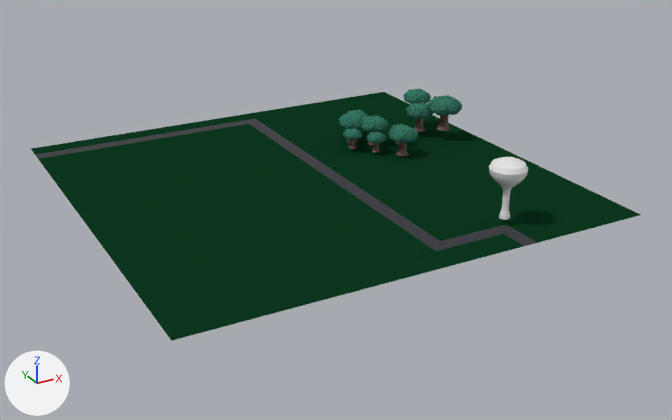
A saved change to the Blender file Assets/World/C10L1/skybox/sky_c10l1.blend.
One viewpoint serves both versions: a 50 mm camera at (-225.0, -440.0, 195.0) aimed at (4.0, -24.0, -12.0). Arrows for +X, +Y and +Z are at lower left; the lights stay in place.

The first picture shows 'Grid', 'Tower', 'Tree.007'.
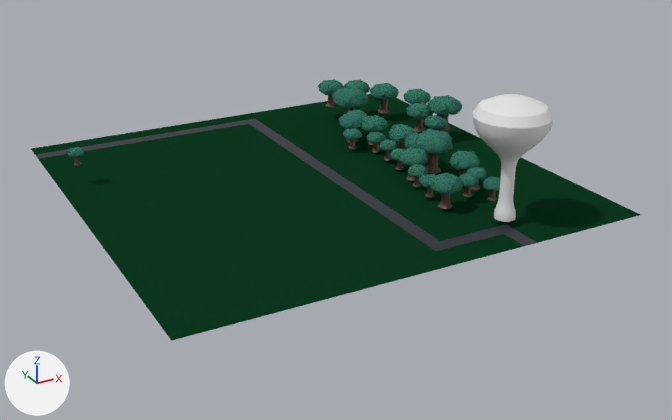
Where the newer file only moved an object's origin or applied its transform, the numbers keep the older frame.

What changed in the scene script:
```text
Change me_circle:
    where me_circle.from_pydata(...)  # 321 vertices, 320 faces; spans x -33.9..-24.2, y 46.6..56.3, z 2.0..18.0
    used by ob_tower; location = (0.0, 0.0, -1.7); rotation_euler = (0.0, 0.0, 3.142), in degrees (0, 0, 180); scale = (2.0, 2.0, 2.0)
    me_circle part 1: the whole mesh is scaled about its middle by 2, then moved by (0.0, 0.0, 8.0)
Add me_circle_003:
    me_circle_003 = me_circle_001.copy(); me_circle_003.name = 'Circle.003'  # the mesh of ob_tree_009
Add me_circle_002:
    me_circle_002 = me_circle_004.copy(); me_circle_002.name = 'Circle.002'
Add ob_tree_028:
    ob_tree_028 = bpy.data.objects.new('Tree.028', me_circle_001.copy())  # the mesh of ob_tree_009
    ob_tree_028.location = (-116.9, 53.6, 11.1)
    ob_tree_028.scale = (0.538, 0.538, 0.538)
Add ob_tree_027:
    ob_tree_027 = bpy.data.objects.new('Tree.027', me_circle_001.copy())  # the mesh of ob_tree_009
    ob_tree_027.location = (64.8, -83.8, 4.0)
    ob_tree_027.rotation_euler = (0.0, 0.0, -2.537)  # degrees (0, 0, -145)
    ob_tree_027.scale = (0.674, 0.674, 0.674)
Add ob_tree_026:
    ob_tree_026 = bpy.data.objects.new('Tree.026', me_circle_001.copy())  # the mesh of ob_tree_009
    ob_tree_026.location = (68.6, -64.4, 2.3)
    ob_tree_026.rotation_euler = (0.0, 0.0, -2.537)  # degrees (0, 0, -145)
    ob_tree_026.scale = (0.674, 0.674, 0.674)
Add ob_tree_025:
    ob_tree_025 = bpy.data.objects.new('Tree.025', me_circle_001.copy())  # the mesh of ob_tree_009
    ob_tree_025.location = (93.7, 72.2, 4.0)
    ob_tree_025.scale = (1.1, 1.1, 1.1)
Add ob_tree_024:
    ob_tree_024 = bpy.data.objects.new('Tree.024', me_circle_001.copy())  # the mesh of ob_tree_009
    ob_tree_024.location = (81.0, 86.9, 6.1)
Add ob_tree_023:
    ob_tree_023 = bpy.data.objects.new('Tree.023', me_circle_001.copy())  # the mesh of ob_tree_009
    ob_tree_023.location = (63.7, 91.1, 7.6)
Add ob_tree_022:
    ob_tree_022 = bpy.data.objects.new('Tree.022', me_circle_001.copy())  # the mesh of ob_tree_009
    ob_tree_022.location = (66.2, 69.9, 1.0)
    ob_tree_022.scale = (1.35, 1.35, 1.35)
Add ob_tree_021:
    ob_tree_021 = bpy.data.objects.new('Tree.021', me_circle_001.copy())  # the mesh of ob_tree_009
    ob_tree_021.location = (97.1, 15.9, 1.5)
    ob_tree_021.scale = (0.845, 0.845, 0.845)
Add ob_tree_020:
    ob_tree_020 = bpy.data.objects.new('Tree.020', me_circle_004)  # 379 vertices, 336 faces; spans x -8.5..8.5, y -8.5..8.5, z 0.0..17.0; in mat_bark (picture img_tx_bark_200_png_001), mat_leaves (picture img_tx_hedge_200_png_001)
    ob_tree_020.location = (66.3, -25.9, 0.2)
    ob_tree_020.rotation_euler = (0.0, 0.0, -0.885)  # degrees (0, 0, -51)
    ob_tree_020.scale = (1.35, 1.35, 1.35)
Add ob_tree_019:
    ob_tree_019 = bpy.data.objects.new('Tree.019', me_circle_003)
    ob_tree_019.location = (43.1, -57.7, 0.6)
    ob_tree_019.rotation_euler = (0.0, 0.0, -0.148)  # degrees (0, 0, -8.5)
    ob_tree_019.scale = (0.677, 0.677, 0.677)
Add ob_tree_018:
    ob_tree_018 = bpy.data.objects.new('Tree.018', me_circle_003)
    ob_tree_018.location = (41.8, -74.0, 1.1)
    ob_tree_018.rotation_euler = (0.0, 0.0, 1.855)  # degrees (0, 0, 106)
Add ob_tree_017:
    ob_tree_017 = bpy.data.objects.new('Tree.017', me_circle_003)
    ob_tree_017.location = (59.0, -70.1, 2.4)
    ob_tree_017.rotation_euler = (0.0, 0.0, -2.537)  # degrees (0, 0, -145)
    ob_tree_017.scale = (0.674, 0.674, 0.674)
Add ob_tree_016:
    ob_tree_016 = bpy.data.objects.new('Tree.016', me_circle_003)
    ob_tree_016.location = (69.7, -51.8, 1.4)
    ob_tree_016.rotation_euler = (0.0, 0.0, -2.175)  # degrees (0, 0, -125)
Add ob_tree_015:
    ob_tree_015 = bpy.data.objects.new('Tree.015', me_circle_003)
    ob_tree_015.location = (44.8, -42.8, 1.0)
    ob_tree_015.rotation_euler = (0.0, 0.0, -0.885)  # degrees (0, 0, -51)
    ob_tree_015.scale = (0.67, 0.67, 0.67)
Add ob_tree_014:
    ob_tree_014 = bpy.data.objects.new('Tree.014', me_circle_002)
    ob_tree_014.location = (51.0, -14.6, 0.3)
    ob_tree_014.rotation_euler = (0.0, 0.0, -0.885)  # degrees (0, 0, -51)
    ob_tree_014.scale = (0.677, 0.677, 0.677)
Add ob_tree_013:
    ob_tree_013 = bpy.data.objects.new('Tree.013', me_circle_002)
    ob_tree_013.location = (49.7, -30.9, 0.2)
    ob_tree_013.rotation_euler = (0.0, 0.0, -0.885)  # degrees (0, 0, -51)
Add ob_tree_011:
    ob_tree_011 = bpy.data.objects.new('Tree.011', me_circle_002)
    ob_tree_011.location = (66.2, -10.8, -0.3)
    ob_tree_011.rotation_euler = (0.0, 0.0, -0.885)  # degrees (0, 0, -51)
Add ob_tree_010:
    ob_tree_010 = bpy.data.objects.new('Tree.010', me_circle_002)
    ob_tree_010.location = (52.7, 0.4, 1.0)
    ob_tree_010.rotation_euler = (0.0, 0.0, -0.885)  # degrees (0, 0, -51)
    ob_tree_010.scale = (0.67, 0.67, 0.67)
```

Location of each change, [x1, y1, x2, y2] in pixels of the pictures (672 x 420 px):
'Tower', mesh rescaled (102% wider, 102% taller): before [489, 157, 528, 220]; after [473, 94, 553, 222]
'Tree.020', added (green): after [414, 128, 453, 173]
'Tree.018', added (green): after [429, 172, 464, 209]
'Tree.022', added (green): after [332, 87, 369, 113]
'Tree.025', added (green): after [370, 83, 399, 113]
'Tree.016', added (green): after [449, 150, 480, 176]
'Tree.013', added (green): after [399, 147, 428, 181]
'Tree.023', added: after [318, 79, 344, 107]
'Tree.027', added: after [483, 176, 501, 201]
'Tree.021', added: after [424, 115, 448, 131]
'Tree.017', added: after [460, 173, 479, 197]
'Tree.015', added: after [408, 164, 427, 187]
'Tree.010', added: after [379, 139, 398, 160]
'Tree.024', added: after [344, 79, 370, 93]
'Tree.019', added: after [420, 174, 435, 198]
'Tree.026', added: after [467, 166, 487, 190]
'Tree.028', added: after [68, 147, 84, 165]
'Tree.014', added: after [390, 148, 405, 170]
'Tree.011', added: after [404, 133, 418, 149]
